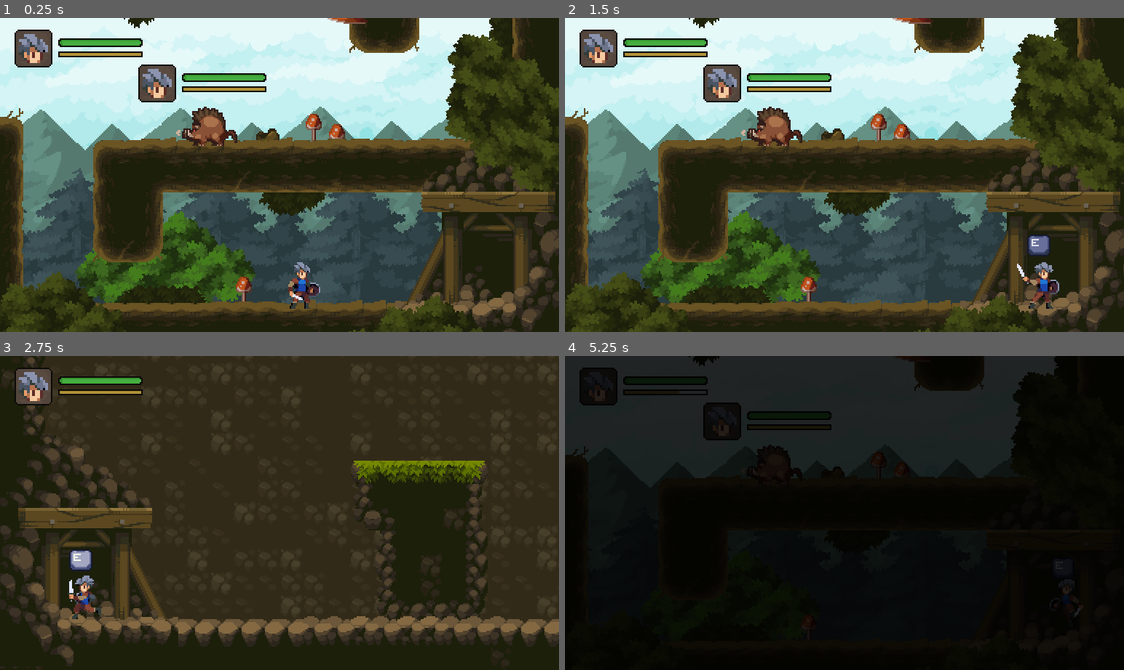
Above: before the commit, frames 1-4 (two rows, left to right).
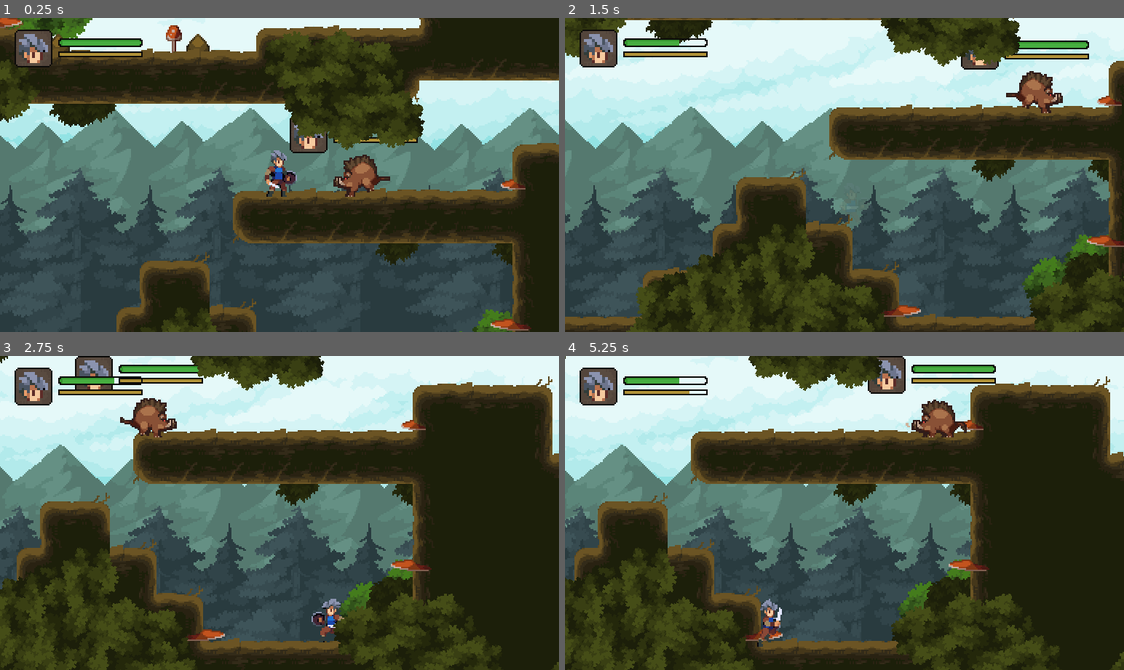
Above: after the commit, the same moments.

Repository: ukagaka/rpg-adventure
Game: Godot game, scene res://worlds/forest.tscn
The game is run twice, just before and just after one commit, with the same random seed, the same clock (stepped at 60 frames per second) and the same inputs.
Inputs:
- Up to frame 1 (0.25 s): no input
- Up to frame 2 (1.5 s): hold E (interact) 0.53-1.28 s; hold Right (move_right) from 0.53 s (still down); tap Space (jump) at 0.77 s; tap A (attack) at 1.35 s
- Up to frame 3 (2.75 s): tap Space (jump) at 1.52 s; tap E (interact) at 1.55 s; release Right (move_right) at 2.03 s; hold Left (move_left) from 2.03 s (still down); hold E (interact) from 2.03 s (still down)
- Up to frame 4 (5.25 s): release Left (move_left) at 2.78 s; release E (interact) at 2.78 s; hold Right (move_right) 2.78-4.28 s; tap Z (slide) at 2.85 s; tap Space (jump) at 3.02, 3.77, 4.52 s; tap E (interact) at 3.05, 4.55 s; hold E (interact) 3.53-4.28 s; tap Escape (ui_cancel) at 4.15 s; hold Left (move_left) 4.28-5.03 s; tap A (attack) at 4.35 s; hold Right (move_right) from 5.03 s (still down); hold E (interact) from 5.03 s (still down)

The runs differ from the first frame. In frame 1, 71% of the frame differs, in the area x 0-100%, y 0-100%; in frame 2, 61%; in frame 3, 66%; in frame 4, 83%.

Commit message:
18:存档与读档

Diff:
--- a/classes/Stats.gd
+++ b/classes/Stats.gd
@@ -27,3 +27,16 @@
 
 func _process(delta: float) -> void:
 	energy += energy_regen * delta
+
+
+func to_dict() -> Dictionary:
+	return {
+		max_energy = max_energy,
+		max_health = max_health,
+		health = health,
+	}
+
+func from_dict(dict: Dictionary) -> void:
+	max_energy = dict.max_energy
+	max_health = dict.max_health
+	health = dict.health
--- a/classes/Teleporter.gd
+++ b/classes/Teleporter.gd
@@ -7,4 +7,4 @@
 
 func interact() -> void:
 	super()
-	Game.change_scene(path, entry_point)
+	Game.change_scene(path, {entry_point = entry_point})
--- a/globals/game.gd
+++ b/globals/game.gd
@@ -1,4 +1,6 @@
 extends Node
+
+const  SAVE_PATH := "user://data.sav"
 
 # 场景名称 => {
 #	enemies_alive => [ 敌人路径 ]
@@ -11,7 +13,7 @@
 func _ready() -> void:
 	color_rect.color.a = 0
 
-func change_scene(path: String, entry_point: String) -> void:
+func change_scene(path: String, params := {}) -> void:
 	var tree := get_tree()
 	tree.paused = true
 
@@ -25,17 +27,73 @@
 
 	tree.change_scene_to_file(path)
 
+	if "init" in params:
+		params.init.call()
+
 	await tree.tree_changed
 
 	var new_name := tree.current_scene.scene_file_path.get_file().get_basename()
 	if new_name in world_states:
 		tree.current_scene.from_dict(world_states[new_name])
 
-	for node in tree.get_nodes_in_group("entry_points"):
-		if node.name == entry_point:
-			tree.current_scene.update_player(node.global_position, node.direction)
-			break
+	if "entry_point" in params:
+			for node in tree.get_nodes_in_group("entry_points"):
+				if node.name == params.entry_point:
+					tree.current_scene.update_player(node.global_position, node.direction)
+					break
+
+	if "position" in params and "direction" in params:
+		tree.current_scene.update_player(params.position, params.direction)
+
 
 	tree.paused = false
 	tween = create_tween()
 	tween.tween_property(color_rect, "color:a", 0, 0.2)
+
+func save_game() -> void:
+	var scene := get_tree().current_scene
+	var scene_name := scene.scene_file_path.get_file().get_basename()
+	world_states[scene_name] = scene.to_dict()
+
+	var data := {
+		world_states=world_states,
+		stats=player_stats.to_dict(),
+		scene=scene.scene_file_path,
+		player={
+			direction=scene.player.direction,
+			position={
+				x=scene.player.global_position.x,
+				y=scene.player.global_position.y,
+			},
+		},
+	}
+	var json := JSON.stringify(data)
+	var file := FileAccess.open(SAVE_PATH, FileAccess.WRITE)
+	if not file:
+		return
+	file.store_string(json)
+
+
+func load_game() -> void:
+	var file := FileAccess.open(SAVE_PATH, FileAccess.READ)
+	if not file:
+		return
+
+	var json := file.get_as_text()
+	var data := JSON.parse_string(json) as Dictionary
+
+
+	change_scene(data.scene, {
+		direction=data.player.direction,
+		position=Vector2(
+			data.player.position.x,
+			data.player.position.y
+		),
+		init=func ():
+			world_states = data.world_states
+			player_stats.from_dict(data.stats)
+	})
+
+func _unhandled_input(event: InputEvent) -> void:
+	if event.is_action_pressed("ui_cancel"):
+		load_game()
--- a/player.gd
+++ b/player.gd
@@ -74,6 +74,7 @@
 
 func _ready() -> void:
 	stand(default_gravity, 0.01)
+	stats = Game.player_stats
 
 func _unhandled_input(event: InputEvent) -> void:
 	if event.is_action_pressed("jump"):
@@ -197,6 +198,7 @@
 #负责状态转换
 func get_next_state(state: State) -> int:
 	if stats.health == 0:
+		print("waearw")
 		return StateMachine.KEEP_CURRENT if state == State.DYING else State.DYING
 
 	if pending_damage:
--- a/ui/status_panel.gd
+++ b/ui/status_panel.gd
@@ -18,6 +18,14 @@
 	stats.energy_changed.connect(update_energy)
 	update_energy()
 
+	#在 game.gd 里 change_scene 方法里，调用 tree.change_scene_to_file(path) 销毁场景后，
+	#后续如果有继续调用连接的会提示方法为空，所以这里在销毁时，把连接关闭
+	tree_exited.connect(func ():
+		stats.health_changed.disconnect(update_health)
+		stats.energy_changed.disconnect(update_energy)
+	)
+
+
 func update_health(skip_anim := false) -> void:
 	var percentage := stats.health / float(stats.max_health)
 	health_bar.value = percentage
--- a/worlds/forest.gd
+++ b/worlds/forest.gd
@@ -28,7 +28,7 @@
 	var enemies_alive := []
 
 	for node in get_tree().get_nodes_in_group("enemies"):
-		var path := get_path_to(node)
+		var path := get_path_to(node) as String
 		enemies_alive.append(path)
 
 	return {
@@ -37,6 +37,6 @@
 
 func from_dict(dict: Dictionary) -> void:
 	for node in get_tree().get_nodes_in_group("enemies"):
-		var path := get_path_to(node)
+		var path := get_path_to(node) as String
 		if path not in dict.enemies_alive:
 			node.queue_free()
--- a/worlds/forest.tscn
+++ b/worlds/forest.tscn
@@ -44,7 +44,7 @@
 direction = -1
 
 [node name="Player" parent="." instance=ExtResource("5_x6r2y")]
-position = Vector2(944, 176)
+position = Vector2(448, 33)
 
 [node name="Camera2D" type="Camera2D" parent="Player"]
 position_smoothing_enabled = true
